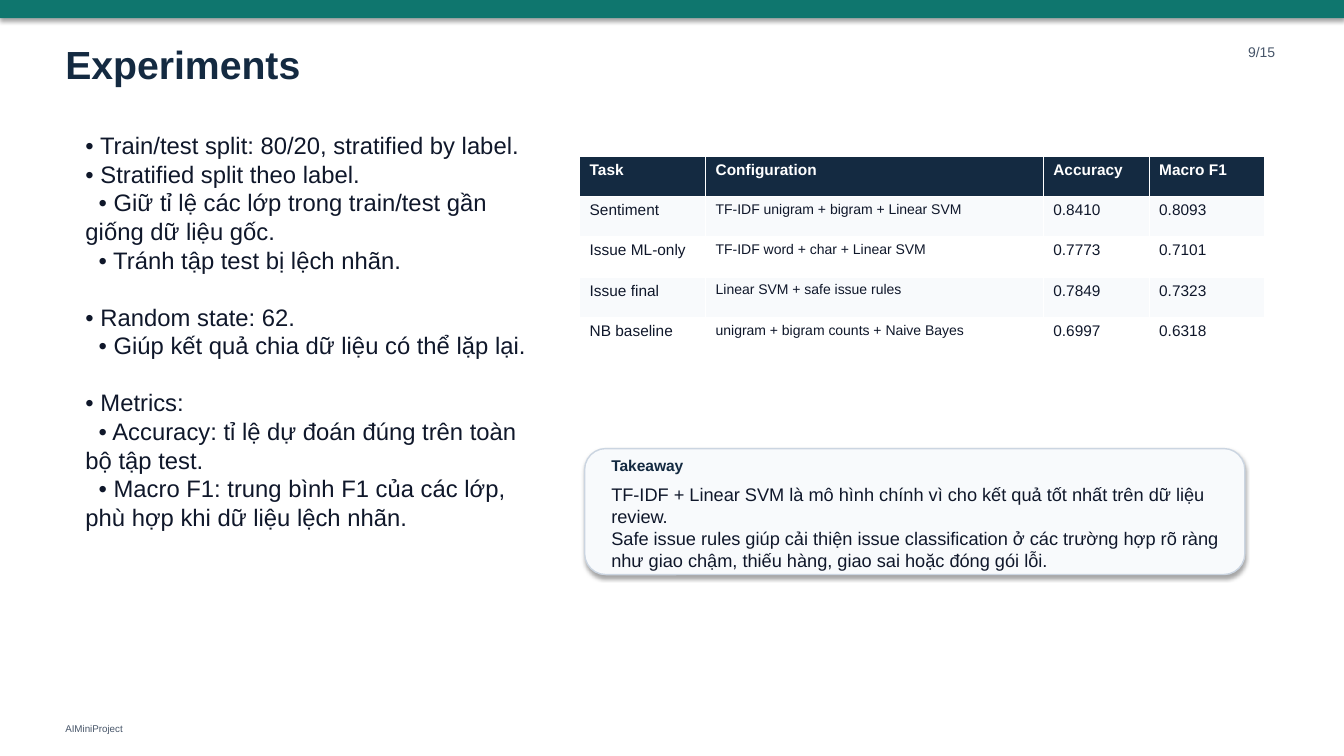
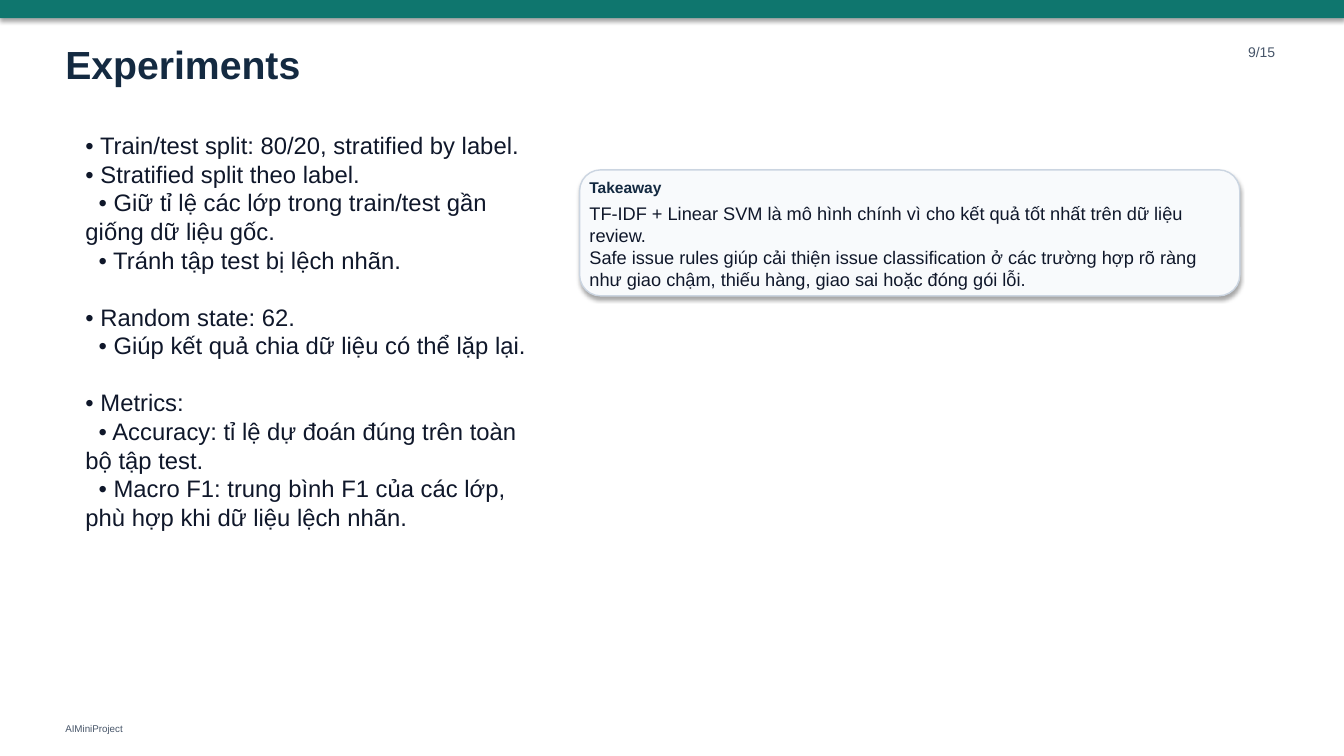
Before and after one commit to luongkien25/AIMiniProject, a slide deck: slide 13 of slides/AIMiniProject_presentation.pptx. Drawn at 1344x756 pixels with LibreOffice and Linux fonts; fonts in the diff are those of the drawing. Boxes give left, top, right and bottom in pixels: in the first picture for what was removed or moved away, otherwise in the second. Text is boxed around its words. In the diff, an @@ line names an element or a change of style, - is before the commit and + after.

```diff
--- a/slides/AIMiniProject_presentation.pptx
+++ b/slides/AIMiniProject_presentation.pptx
@@ text "Takeaway": place and size @@
-text "Takeaway" at <box>611,459,683,474</box>
+text "Takeaway" at <box>589,181,661,196</box>
@@ rounded rectangle: place and size @@
-rounded rectangle at <box>585,449,1245,575</box>
+rounded rectangle at <box>580,170,1240,296</box>
@@ table removed at <box>580,156,1265,358</box>, 5 rows, 4 columns @@
-Task | Configuration | Accuracy | Macro F1
-Sentiment | TF-IDF unigram + bigram + Linear SVM | 0.8410 | 0.8093
-Issue ML-only | TF-IDF word + char + Linear SVM | 0.7773 | 0.7101
-Issue final | Linear SVM + safe issue rules | 0.7849 | 0.7323
-NB baseline | unigram + bigram counts + Naive Bayes | 0.6997 | 0.6318
@@ text "TF-IDF + Linear SVM là ...": place and size @@
-text "TF-IDF + Linear SVM là ..." at <box>611,487,1218,571</box>
+text "TF-IDF + Linear SVM là ..." at <box>589,206,1196,290</box>
```
Also in this commit, not shown: 3 other slides changed, 4 other files.
